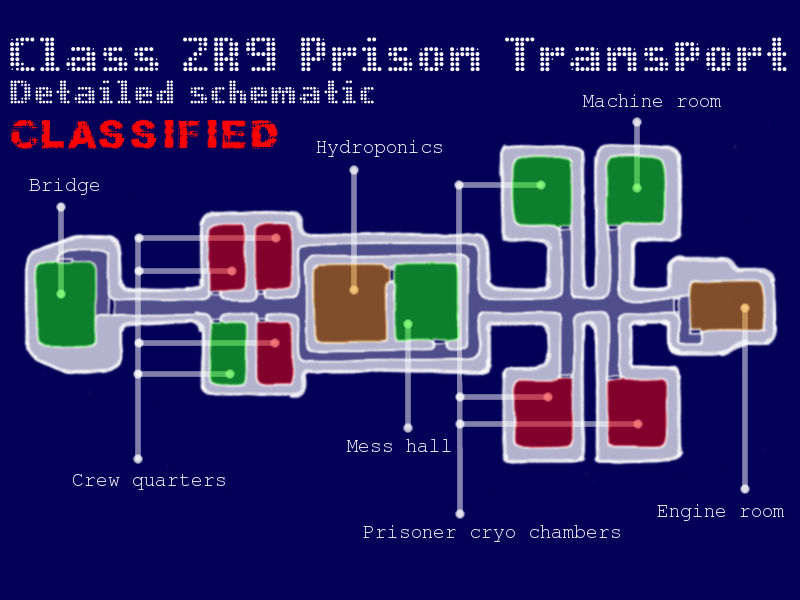
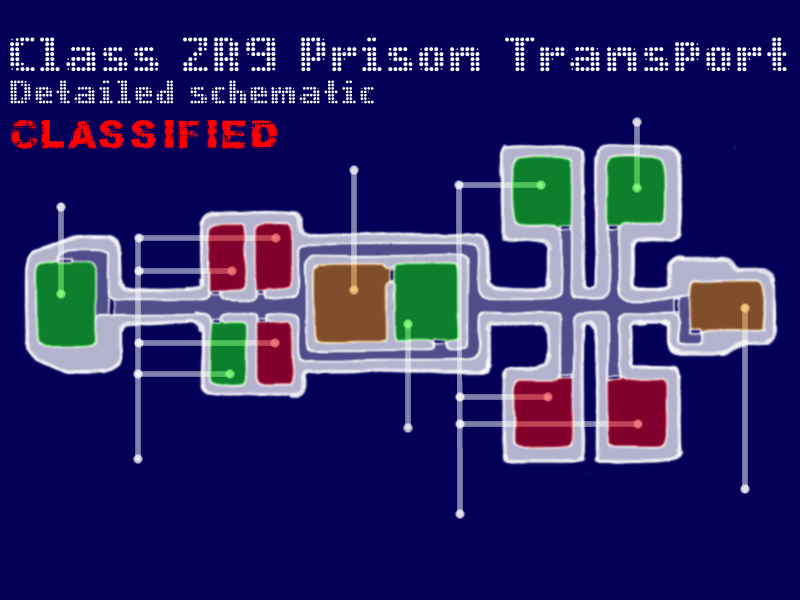
Before/after of a 800 × 600 layered artwork. What changed in the layer stack:
hid "Engine room" over [657, 504, 785, 521]
hid "Machine room" over [582, 94, 722, 107]
hid "Prisoner cryo chambers" over [363, 525, 620, 542]
hid "Mess hall" over [346, 439, 451, 452]
hid "Hydroponics" over [316, 140, 442, 157]
hid "Crew quarters" over [73, 474, 225, 490]
hid "Bridge" over [29, 178, 99, 195]
